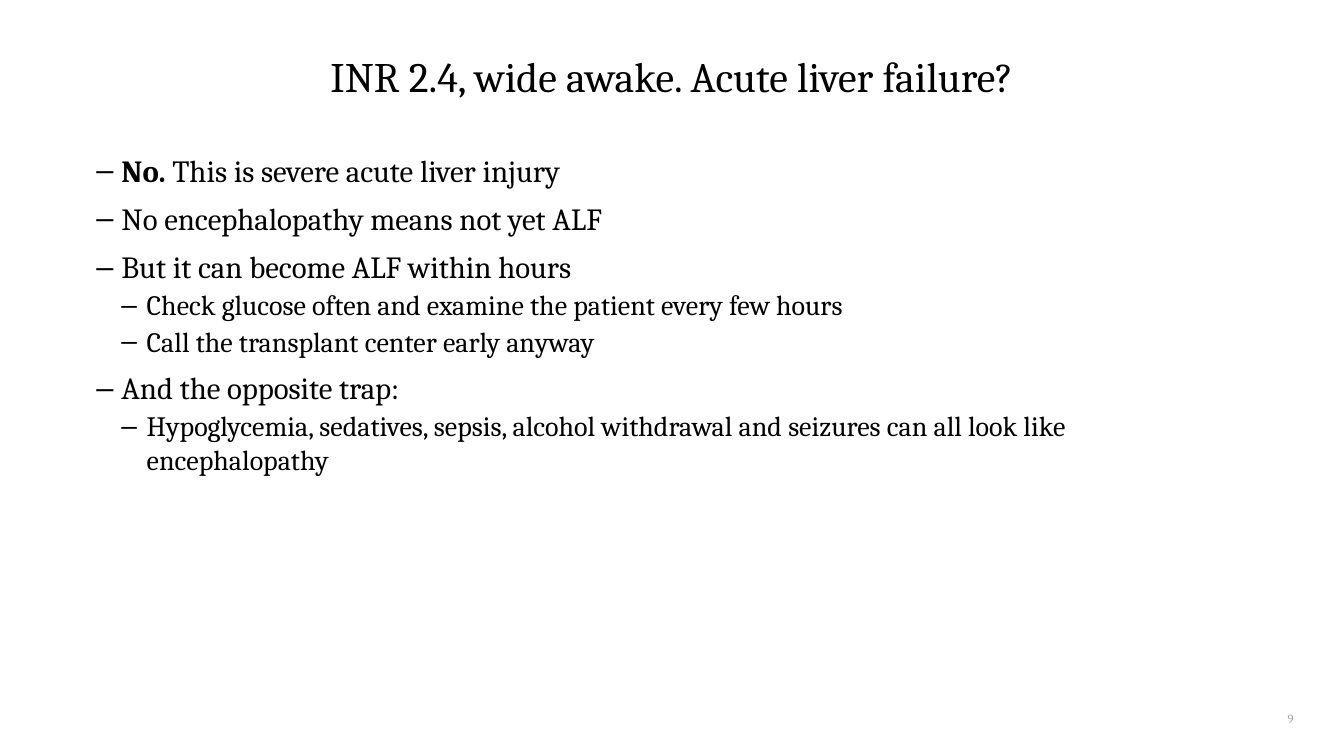
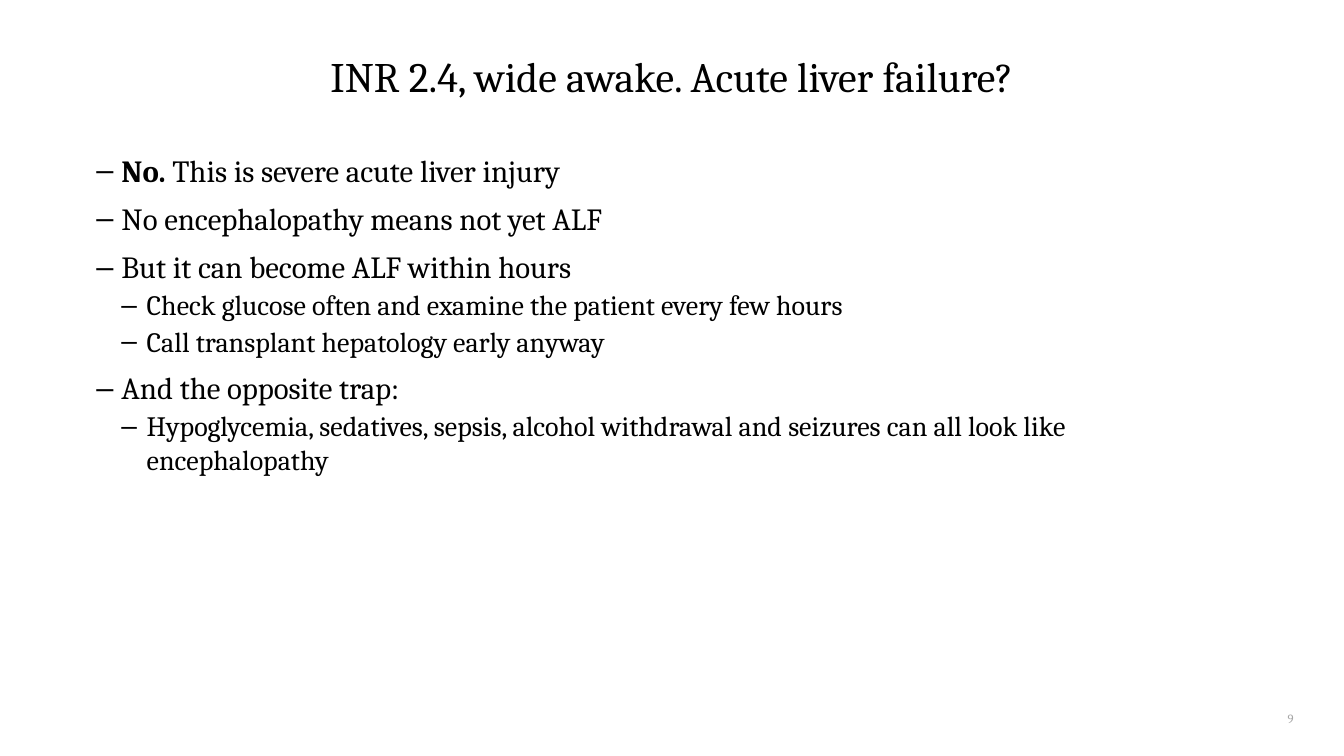
Before and after one commit to qaddodi/mohammad-almeqdadi-lectures, a slide deck: slide 9 of lectures/acute-liver-failure-aclf-in-icu/ALF and ACLF in the ICU.pptx. Drawn at 1344x756 pixels with LibreOffice and Linux fonts; fonts in the diff are those of the drawing. Boxes give left, top, right and bottom in pixels: in the first picture for what was removed or moved away, otherwise in the second. Text is boxed around its words. In the diff, an @@ line names an element or a change of style, - is before the commit and + after.

```diff
--- a/lectures/acute-liver-failure-aclf-in-icu/ALF and ACLF in the ICU.pptx
+++ b/lectures/acute-liver-failure-aclf-in-icu/ALF and ACLF in the ICU.pptx
@@ text at [147,332,604,358]: text changed @@
-  – Call the transplant center early anyway
+  – Call transplant hepatology early anyway
```
Also in this commit, not shown: 10 other slides changed, 1 slide added, 2 other files.
